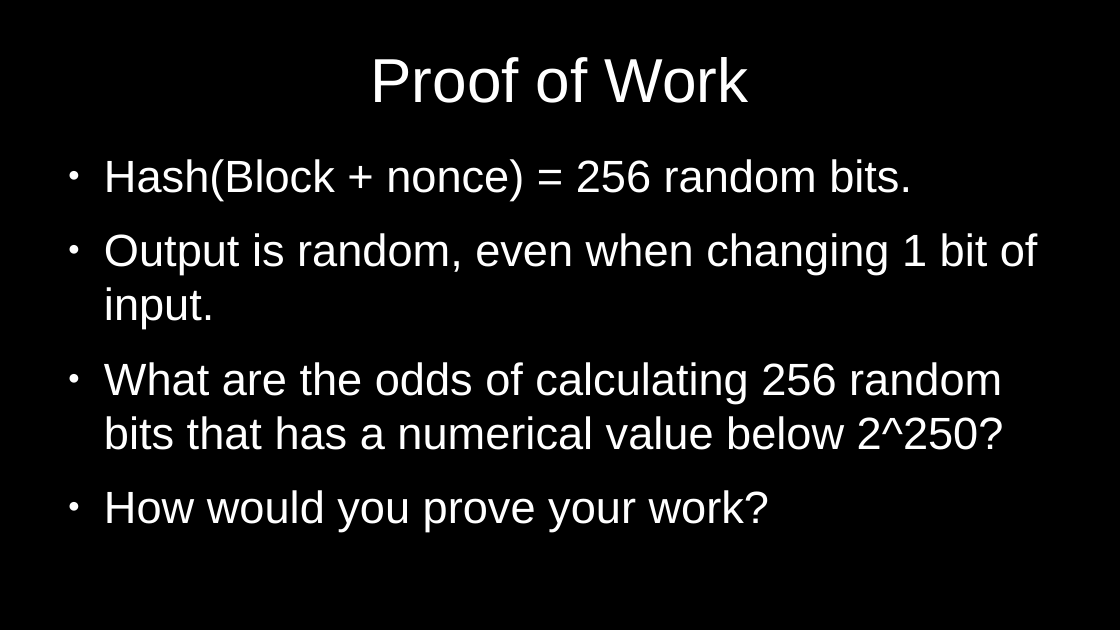
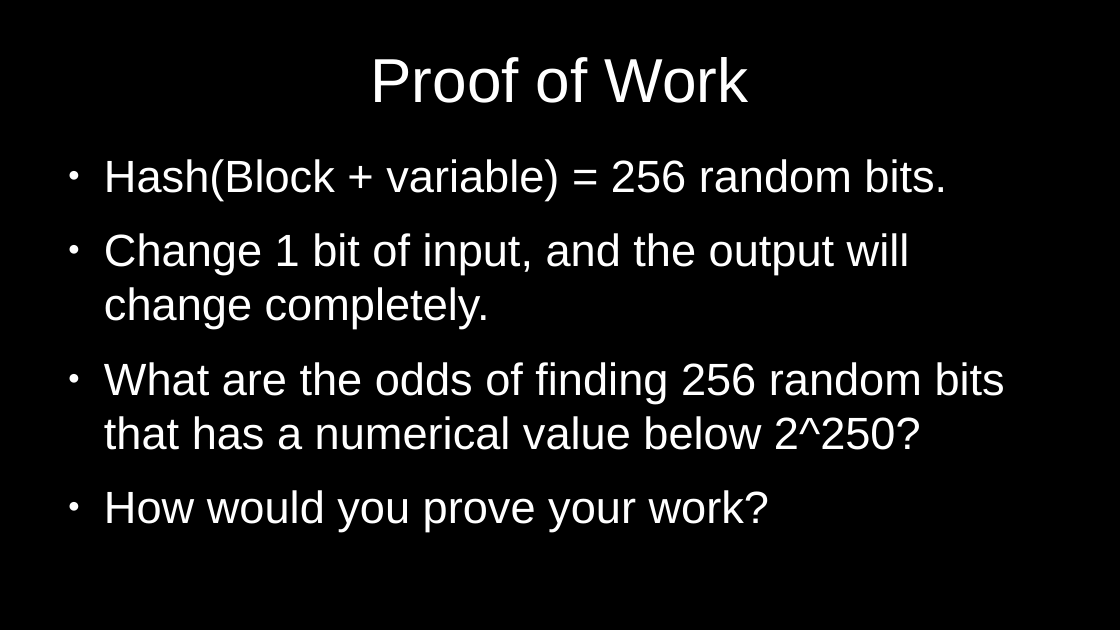
Before and after one commit to cmdruid/bitcoin-programming, a slide deck: slide 17 of slides/bitcoin-whitepaper-review.odp (slide 16 before the commit). Drawn at 1120x630 pixels with LibreOffice and Linux fonts; fonts in the diff are those of the drawing. Boxes give left, top, right and bottom in pixels: in the first picture for what was removed or moved away, otherwise in the second. Text is boxed around its words. In the diff, an @@ line names an element or a change of style, - is before the commit and + after.

```diff
--- a/slides/bitcoin-whitepaper-review.odp
+++ b/slides/bitcoin-whitepaper-review.odp
@@ text at (104, 159, 1005, 450): text changed @@
-● Hash(Block + nonce) = 256 random bits.
-● Output is random, even when changing 1 bit of input.
-● What are the odds of calculating 256 random bits that has a numerical value below 2^250?
+● Hash(Block + variable) = 256 random bits.
+● Change 1 bit of input, and the output will change completely.
+● What are the odds of finding 256 random bits that has a numerical value below 2^250?
```
Also in this commit, not shown: 6 other slides changed, 3 slides added, 1 slide removed.
